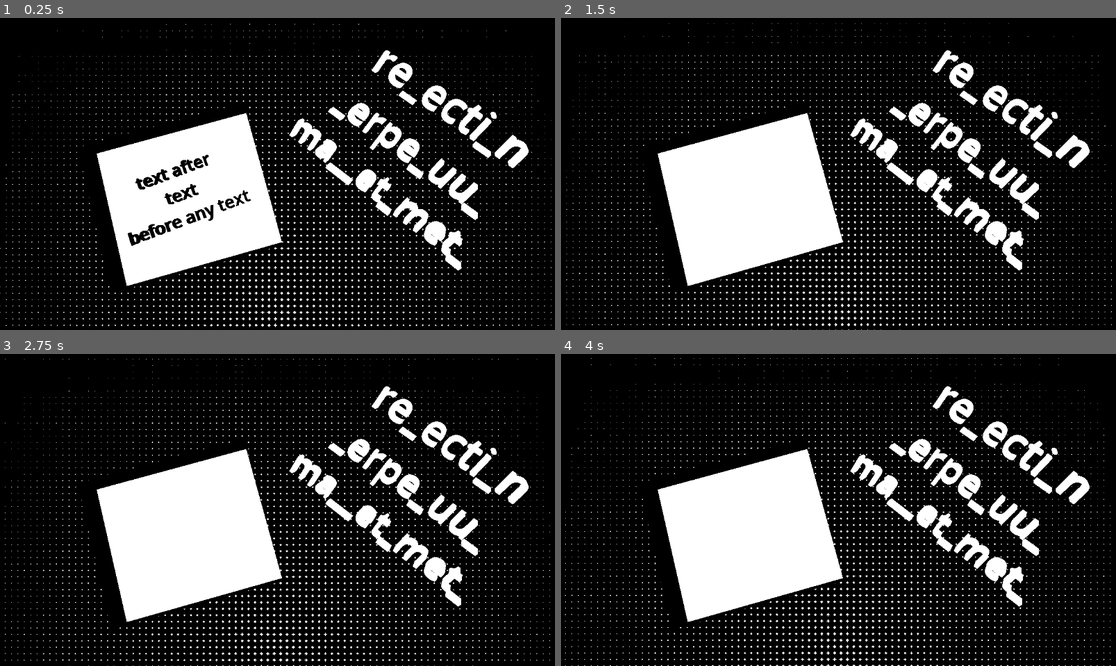
Above: before the commit, frames 1-4 (two rows, left to right).
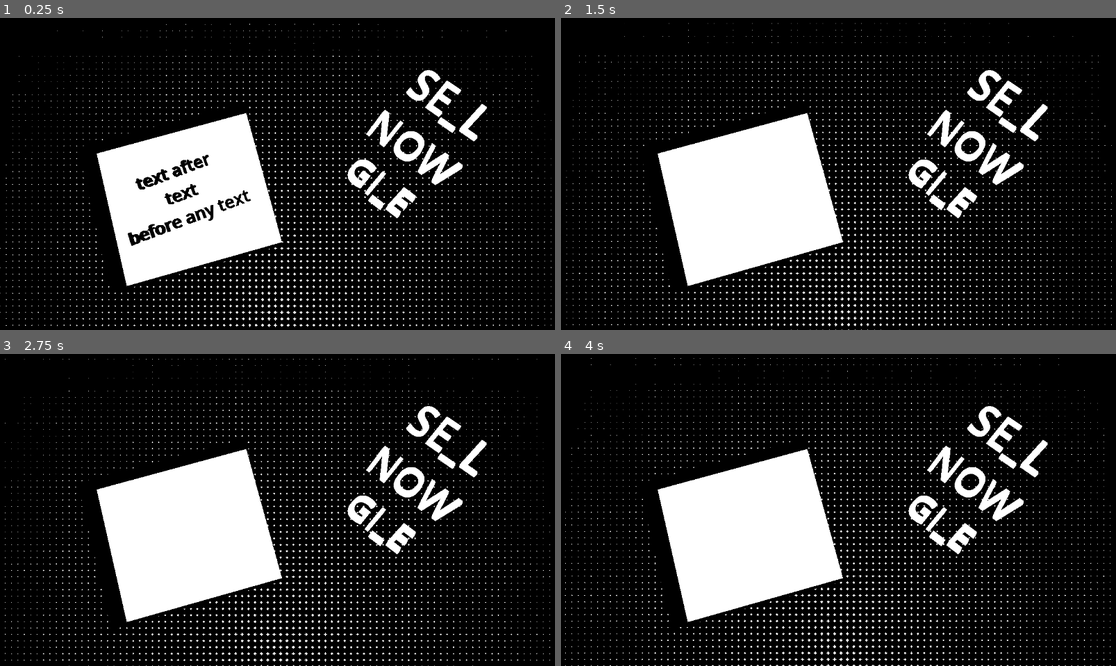
Above: after the commit, the same moments.

Repository: aHDpeee/CapitalismBut..
Game: Godot game, scene res://Scenes/desktop_3d.tscn
Same seed, same stepped clock (60 frames per second), same inputs: the game is played once before the commit and once after it.
Inputs:
- Up to frame 1 (0.25 s): no input
- Up to frame 2 (1.5 s): tap Enter at 0.5 s
- Up to frame 3 (2.75 s): no input
- Up to frame 4 (4 s): no input

The runs differ from the first frame. In frame 1, 5.6% of the frame differs, in the area x 52-96%, y 10-82%; in frame 2, 5.6%; in frame 3, 5.6%; in frame 4, 5.6%.

Commit message:
i'l be back

Diff:
--- a/Scripts/words.gd
+++ b/Scripts/words.gd
@@ -1,12 +1,14 @@
 extends Node3D
 
 var s = ''
+var dic = ["GIVE", "BUY", "SELL", "NOW", "START", "MONEY", "MUST", "MORE", "WAITING"]
 var banned = ['q', 'w', 'e', 'r', 't', 'y', 'u', 'i', 'o', 'p',
 	'a', 's', 'd', 'f', 'g', 'h', 'j', 'k', 'l',
 	'z', 'x', 'c', 'v', 'b', 'n', 'm', 'space']
 
 func _ready() -> void:
-	AddWords(['perpetuum', 'rotation', 'rejection', 'fighter', 'magnetometr', 'sight'], 1, $ToType)
+	#AddWords(['perpetuum', 'rotation', 'rejection', 'fighter', 'magnetometr', 'sight'], 1, $ToType)
+	AddWords(dic, 1, $ToType)
 
 var ans3 = []
 func AddWords(ans, perk: int, object: MeshInstance3D):
@@ -34,19 +36,19 @@
 	object.mesh.text = s
 
 func checkWords(object: MeshInstance3D):
-	if object.mesh.text.to_lower() in ans3:
+	if object.mesh.text.to_upper() in ans3:
 		return true
 
 
 func _input(event: InputEvent) -> void:
-	if event is InputEventKey:
-		$JustTyped.mesh.text = s.to_upper()
+	if event is InputEventKey and event.is_pressed() :
 		#print_debug(event.as_text())
-		if event.is_pressed() and not event.is_echo() and not event.get_modifiers_mask() and event.as_text().to_lower() in banned:
+		if not event.get_modifiers_mask() and event.as_text().to_lower() in banned and len(s)<=9:
 			s += String.chr(event.keycode).to_lower()
-		if event.is_pressed() and not event.is_echo() and event.as_text() == 'Backspace' and len(s) > 0:
+		if event.as_text() == 'Backspace' and len(s) > 0:
 			s[-1] = ''
-		if event.is_pressed() and not event.is_echo() and event.as_text() == 'Enter' and checkWords($JustTyped):
+		$JustTyped.mesh.text = s.to_lower()
+		if checkWords($JustTyped):
 			print_debug('correct')
 			s = ''
-			AddWords(['perpetuum', 'rotation', 'rejection', 'fighter', 'magnetometr', 'sight'], 1, $ToType)
+			AddWords(dic, 1, $ToType)
